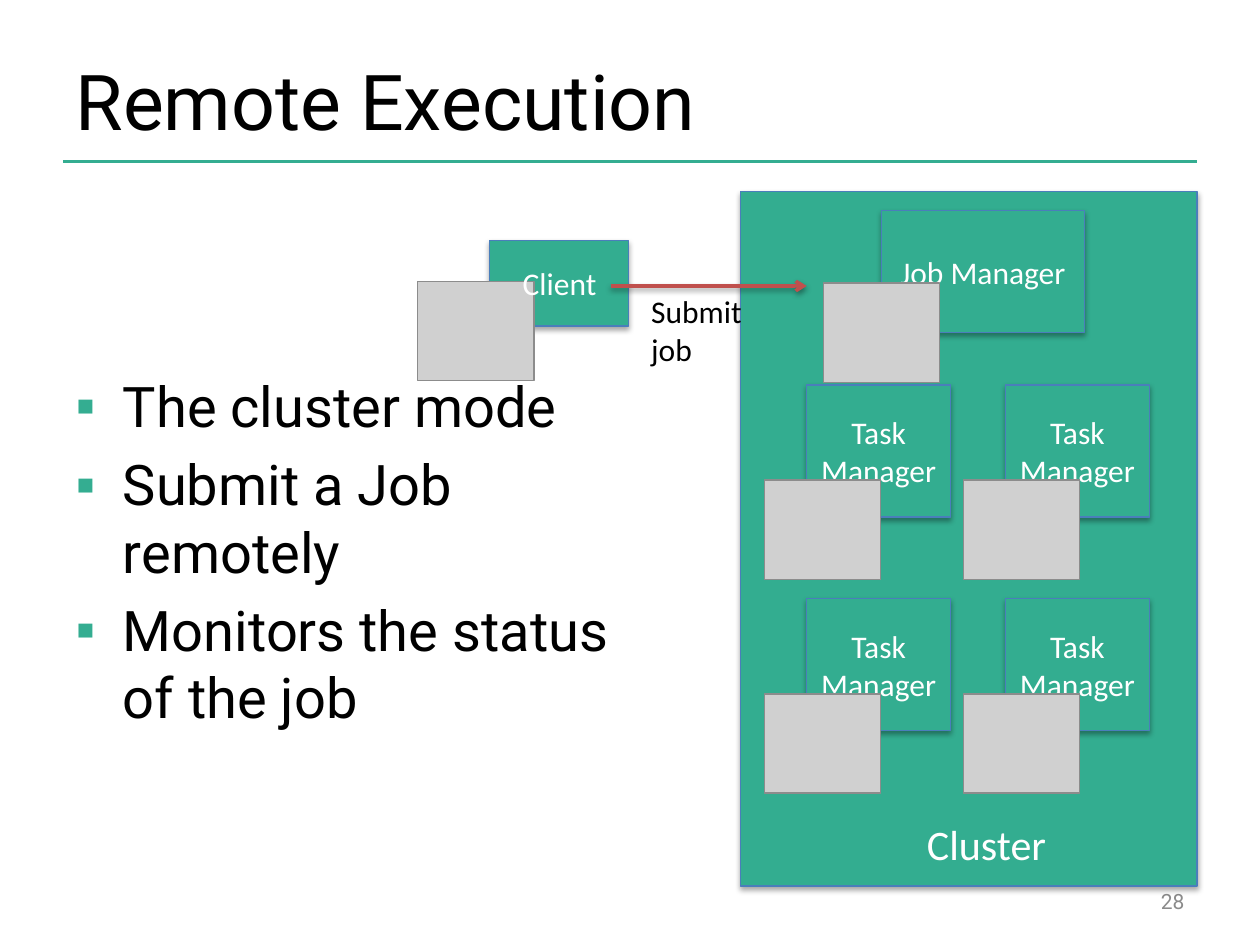
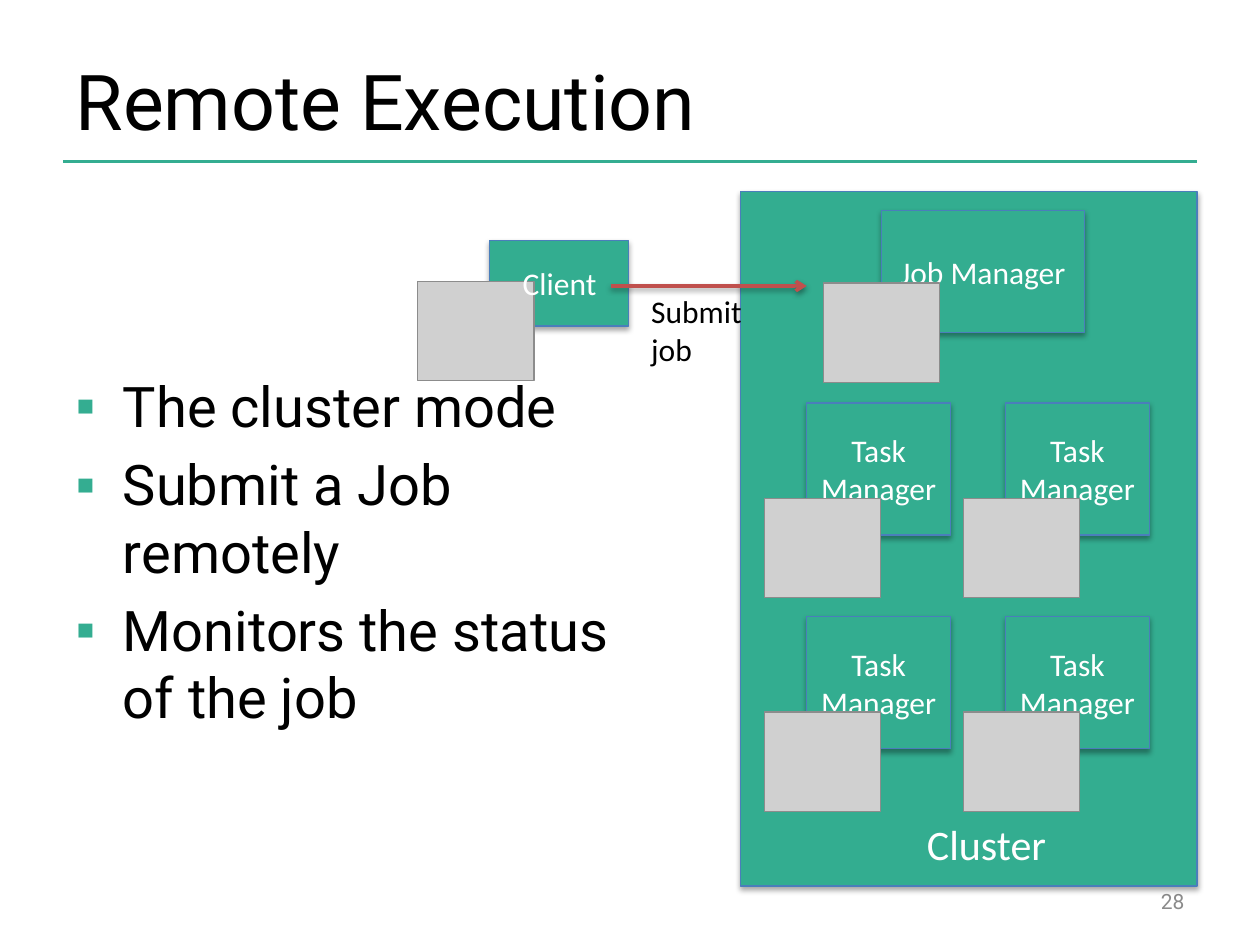
Before and after one commit to kperi/flink-training, a slide deck: slide 28 of slides/flink_overview.pptx. Drawn at 1260x945 pixels with LibreOffice and Linux fonts; fonts in the diff are those of the drawing; grey boxes stand for pictures; background and template pictures are left out. Boxes give left, top, right and bottom in pixels: in the first picture for what was removed or moved away, otherwise in the second. Text is boxed around its words. In the diff, an @@ line names an element or a change of style, - is before the commit and + after.

```diff
--- a/slides/flink_overview.pptx
+++ b/slides/flink_overview.pptx
@@ 4 pictures, 4 rectangles moved together from (x1=765, y1=384, x2=1150, y2=794) to (x1=765, y1=403, x2=1150, y2=811) @@
```
Also in this commit, not shown: 1 other slide changed, 6 slides added.
